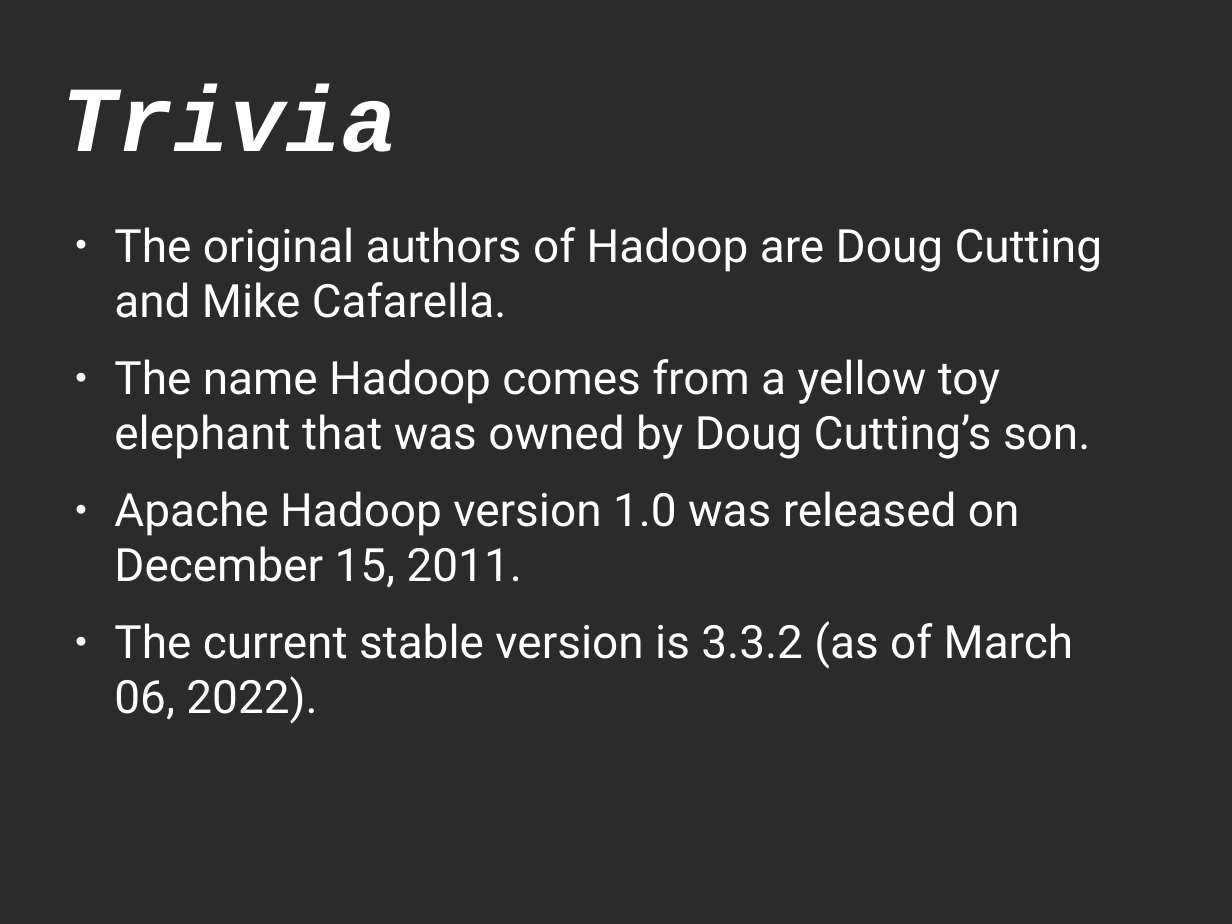
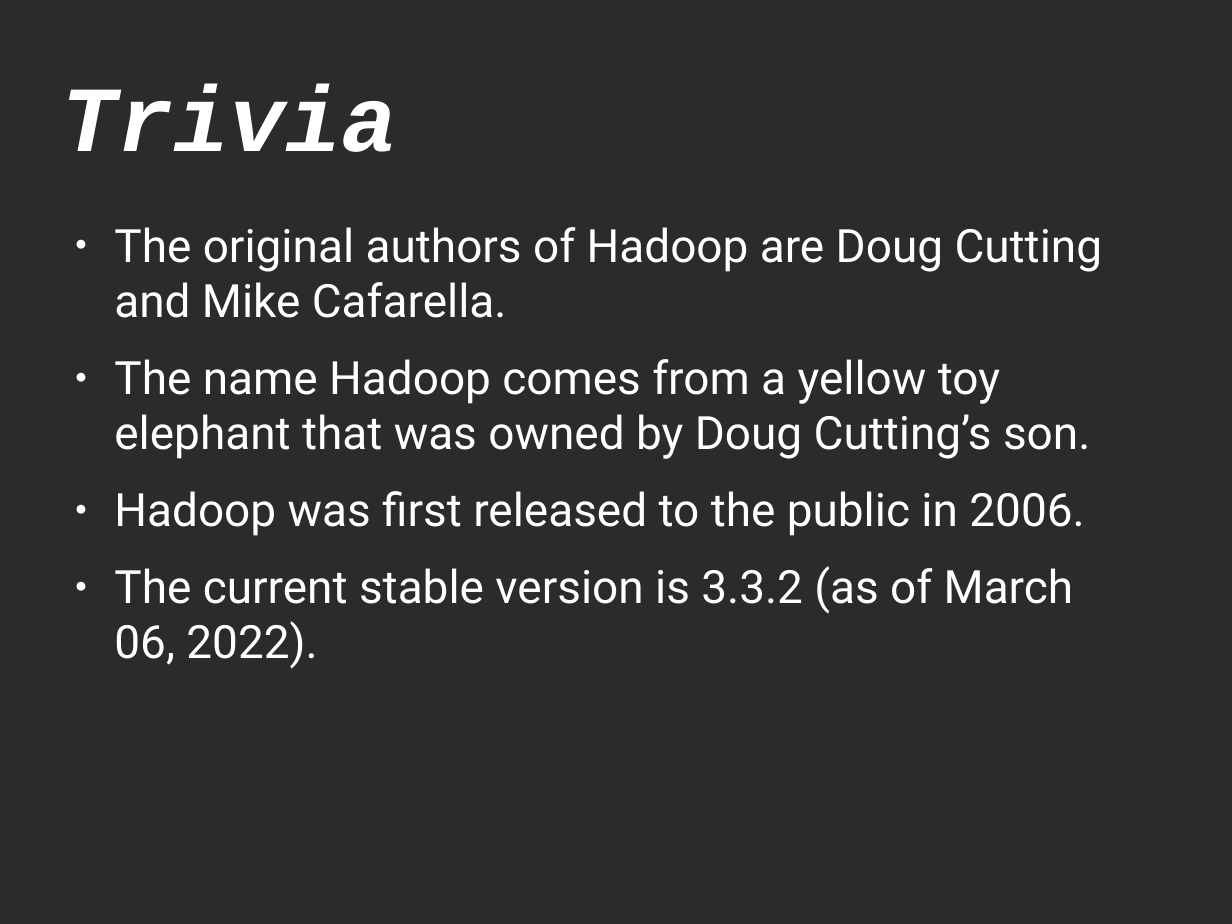
Before and after one commit to YashWalke/MScCS-Practicals, a slide deck: slide 3 of Semester 2/Business Intelligence and Big Data Analytics/presentation/Hadoop_Presentation.odp. Drawn at 1232x924 pixels with LibreOffice and Linux fonts; fonts in the diff are those of the drawing; background and template pictures are left out; a plain dark background stands for a picture behind light text. Boxes give left, top, right and bottom in pixels: in the first picture for what was removed or moved away, otherwise in the second. Text is boxed around its words. In the diff, an @@ line names an element or a change of style, - is before the commit and + after.

Commit message:
Fix Typos in BIBD Presentation

```diff
--- a/Semester 2/Business Intelligence and Big Data Analytics/presentation/Hadoop_Presentation.odp
+++ b/Semester 2/Business Intelligence and Big Data Analytics/presentation/Hadoop_Presentation.odp
@@ text at bbox=[114, 491, 1084, 536]: text changed @@
-● Apache Hadoop version 1.0 was released on December 15, 2011.
+● Hadoop was first released to the public in 2006.
```
Also in this commit, not shown: 1 other file.
